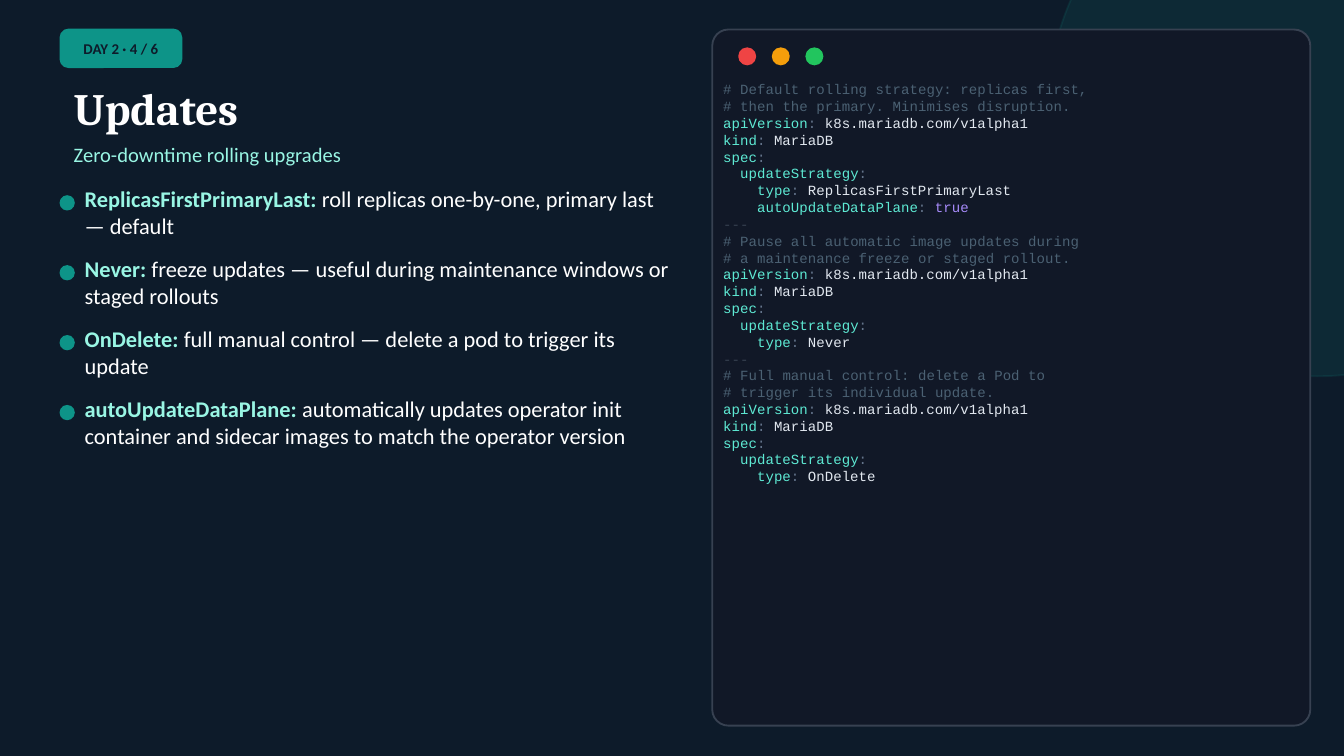
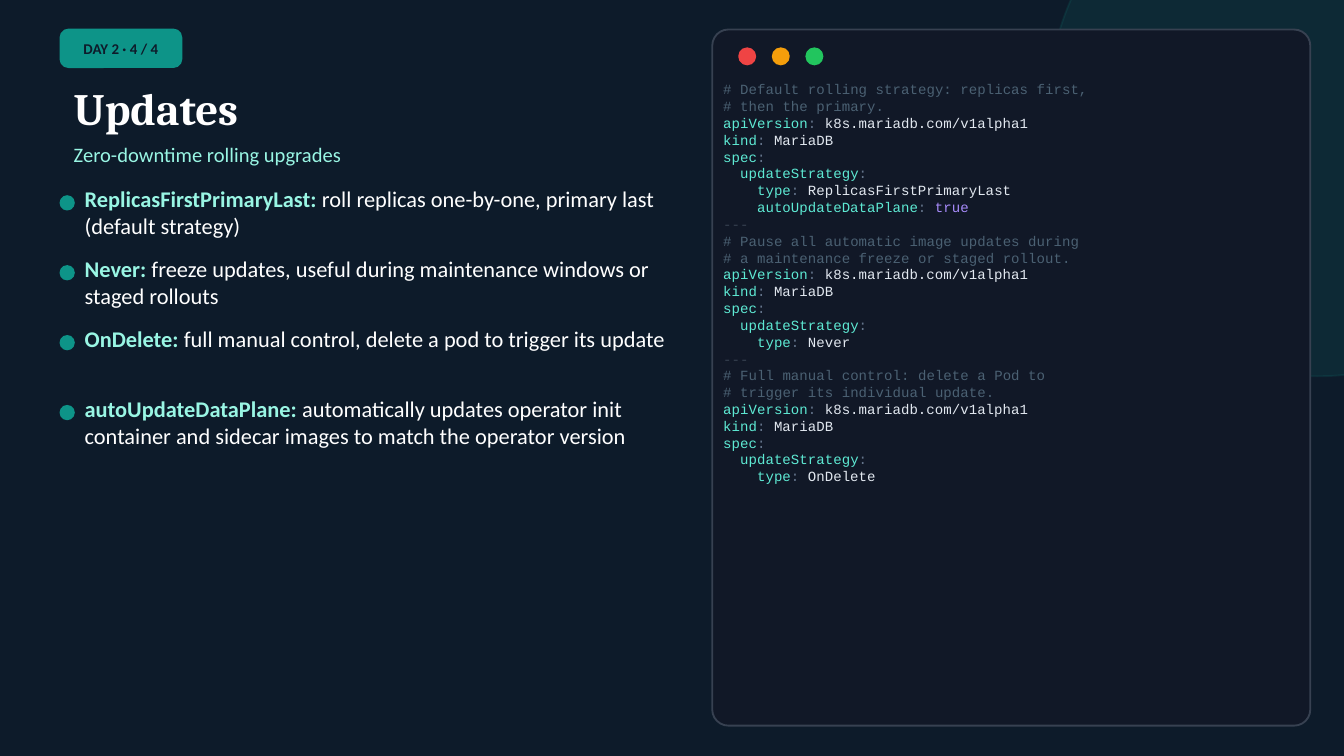
Before and after one commit to Bandwidth/mariadb-operator, a slide deck: slide 16 of demos/multi-cluster/slides/mariadb-operator.odp. Drawn at 1344x756 pixels with LibreOffice and Linux fonts; fonts in the diff are those of the drawing. Boxes give left, top, right and bottom in pixels: in the first picture for what was removed or moved away, otherwise in the second. Text is boxed around its words. In the diff, an @@ line names an element or a change of style, - is before the commit and + after.

```diff
--- a/demos/multi-cluster/slides/mariadb-operator.odp
+++ b/demos/multi-cluster/slides/mariadb-operator.odp
@@ text at bbox=[83, 44, 159, 54]: text changed @@
-DAY 2 · 4 / 6
+DAY 2 · 4 / 4
@@ text at bbox=[740, 101, 884, 114]: text changed @@
-# then the primary. Minimises disruption.
+# then the primary.
@@ text at bbox=[85, 191, 654, 238]: text changed @@
-ReplicasFirstPrimaryLast: roll replicas one-by-one, primary last — default
+ReplicasFirstPrimaryLast: roll replicas one-by-one, primary last (default strategy)
@@ text at bbox=[85, 261, 649, 308]: text changed @@
-Never: freeze updates — useful during maintenance windows or staged rollouts
+Never: freeze updates, useful during maintenance windows or staged rollouts
@@ text at bbox=[85, 331, 664, 351]: text changed @@
-OnDelete: full manual control — delete a pod to trigger its update
+OnDelete: full manual control, delete a pod to trigger its update
```
Also in this commit, not shown: 18 other slides changed, 3 other files.
